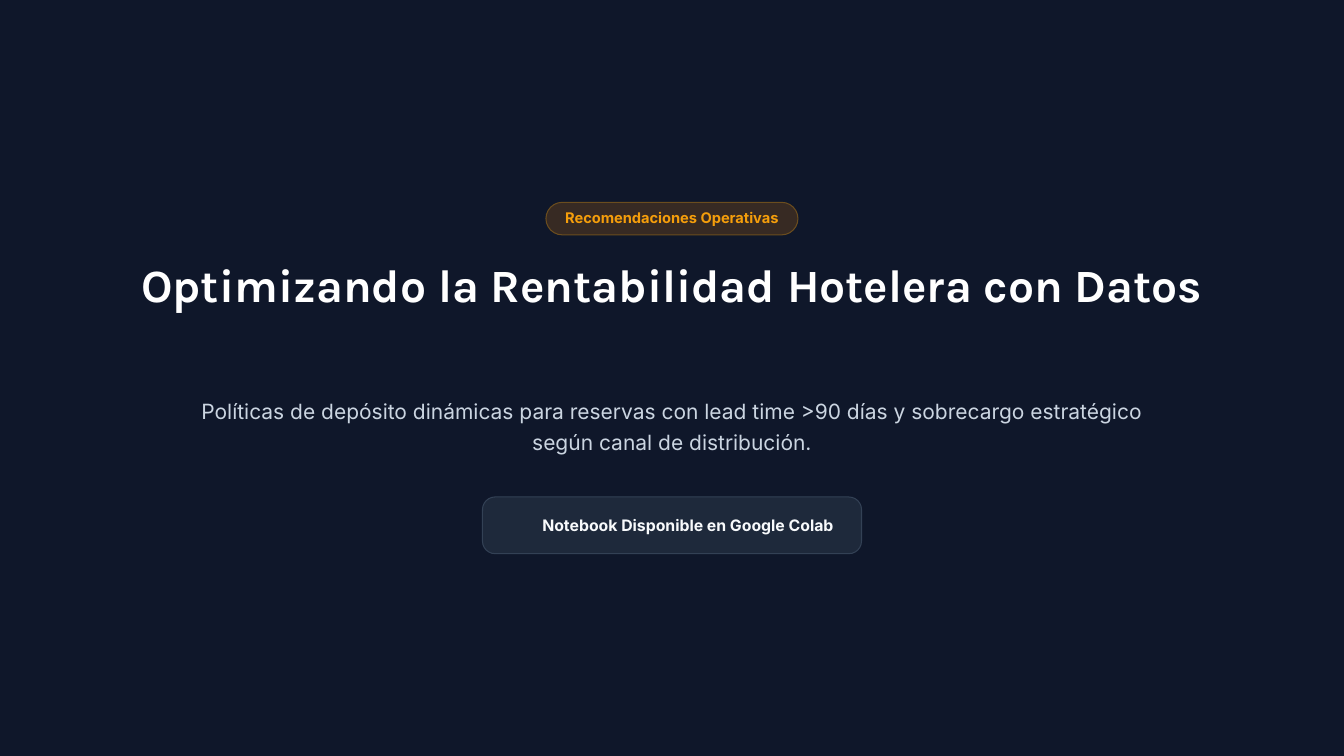
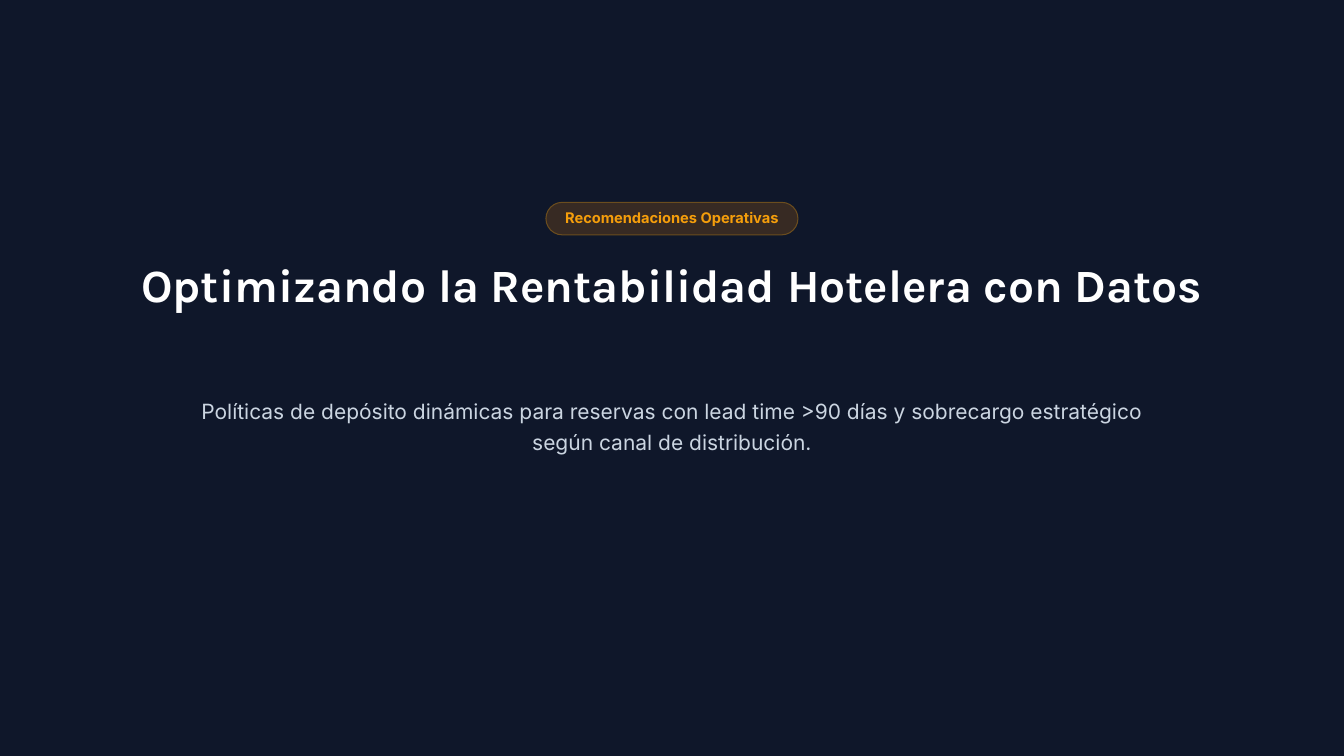
Before and after one commit to David011023/Analisis-Hotel-Booking-Demand, a slide deck: slide 9 of ANL/Hotel Booking Demand Portfolio Presentation.pptx (slide 10 before the commit). Drawn at 1344x756 pixels with LibreOffice and Linux fonts; fonts in the diff are those of the drawing; background and template pictures are left out. Boxes give left, top, right and bottom in pixels: in the first picture for what was removed or moved away, otherwise in the second. Text is boxed around its words. In the diff, an @@ line names an element or a change of style, - is before the commit and + after.

```diff
--- a/ANL/Hotel Booking Demand Portfolio Presentation.pptx
+++ b/ANL/Hotel Booking Demand Portfolio Presentation.pptx
@@ rounded rectangle removed at bbox=[483, 497, 862, 554] @@
@@ text removed at bbox=[542, 519, 834, 535] @@
-Notebook Disponible en Google Colab
```
Also in this commit, not shown: 1 other slide changed, 2 slides removed.
